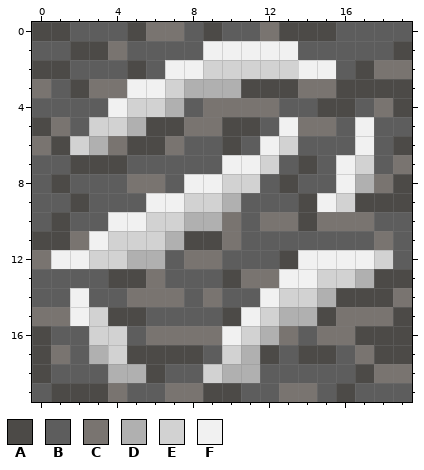
File history of a pixel-art sprite, DaddyLoad/Assets/Sprites/Blocks/Iron.png. Above is the file before it was changed.
The file is 100x100 pixels, drawn in blocks of 5x5; one block is one cell here.
Palette (. is transparent): A #4c4a47  B #5d5d5d  C #797470  D #b0b0b0  E #d2d2d2  F #f1f1f1
Pixels before, first column x 0:
 0 AABBBACCBABBCAAABBBB
 1 BBAACBBBBFFFFFBBBBBA
 2 AABBBABFFEEEEEFFBACC
 3 CBACCFFEDDDAAACCAAAA
 4 BBBBFEEDBCCCCBBAABCA
 5 ACBEEDAACCAABFCCBFBB
 6 CAEDCAACBBABFEBBBFBA
 7 BBAAABBBBBFFEBABFEBC
 8 BABBBCCBFFEEBABBFDCA
 9 BBABBBFFEEDBBBAFEAAA
10 BABBFFEEDDCBCCACCCBB
11 AACFEEEDAACBBBBBBBCB
12 CFFEEDDBCCBBBAFFFFEB
13 BBBBAACBBBACCFFEEDAA
14 BBFBBCCCBCBBFEEDAAAC
15 CCFEAABBBBAFEDDACCCA
16 ABBEEBCCCCFEDCBCCAAA
17 ACBDEAAAABEDABAABCAA
18 ABBBDDABBEDDBBBBBACC
19 BAAACBBCCAABBCCBABBB
Once edited:
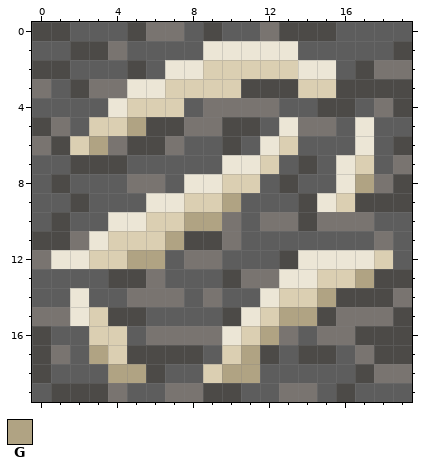
Colours new in this view: G #b0a383
Changes in this commit:
colour E: #d2d2d2 -> #dbcfb2
colour F: #f1f1f1 -> #ece6d6
Changed rows in their new state; - is a pixel that keeps its letter.
first column x 3:
 3 -----EEE---EE--
 4 ----E----------
 5 --G------------
 6 G--------------
 8 --------------G
 9 -------G-------
10 -----GG--------
11 ----G----------
12 --GG-----------
13 --------------G
14 ------------G--
15 ----------GG---
16 ---------G-----
17 G-------G------
18 -GG----GG------
Boxes around the changes in both pictures, in picture pixels (x1, y1, x2, y2):
changed: (51, 41, 393, 383)
